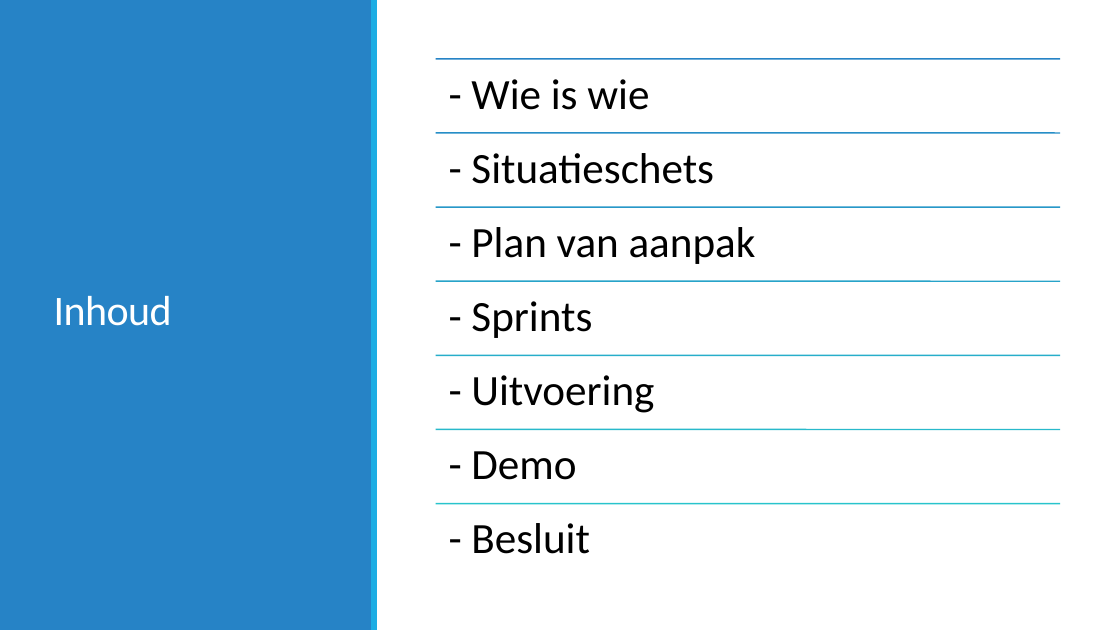
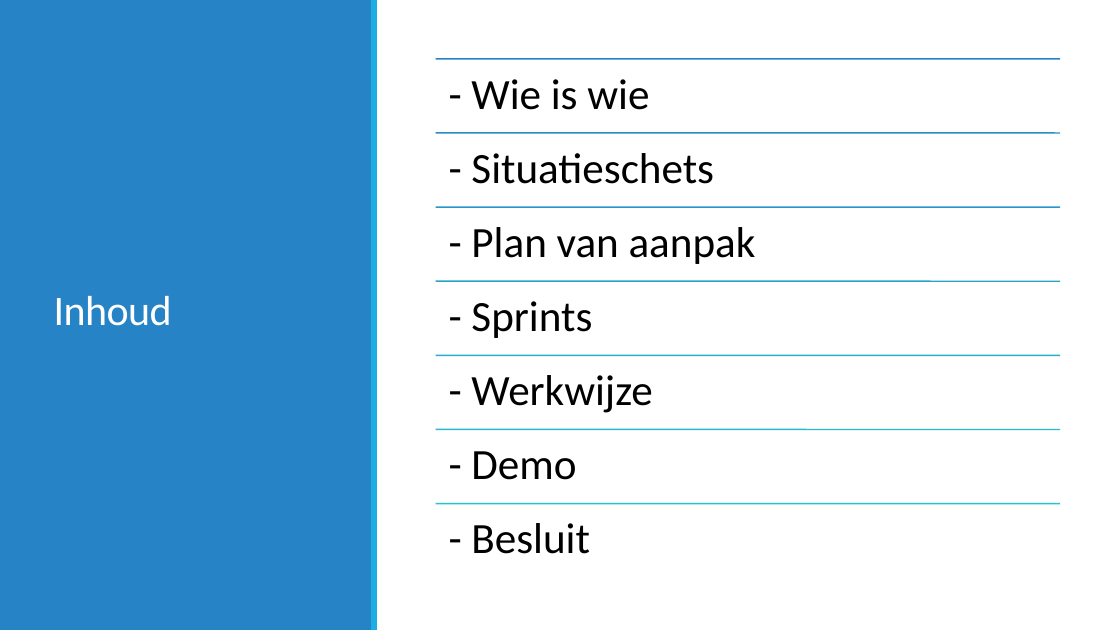
Before and after one commit to JouriTas/Projectwerk-IT-project, a slide deck: slide 2 of Scrum Artifacts/Sprint5/IT-Projectwerk 2022.pptx. Drawn at 1120x630 pixels with LibreOffice and Linux fonts; fonts in the diff are those of the drawing. Boxes give left, top, right and bottom in pixels: in the first picture for what was removed or moved away, otherwise in the second. Text is boxed around its words. In the diff, an @@ line names an element or a change of style, - is before the commit and + after.

```diff
--- a/Scrum Artifacts/Sprint5/IT-Projectwerk 2022.pptx
+++ b/Scrum Artifacts/Sprint5/IT-Projectwerk 2022.pptx
@@ text at (471,375,652,413): text changed @@
-- Uitvoering
+- Werkwijze
```
Also in this commit, not shown: 8 other slides changed.
